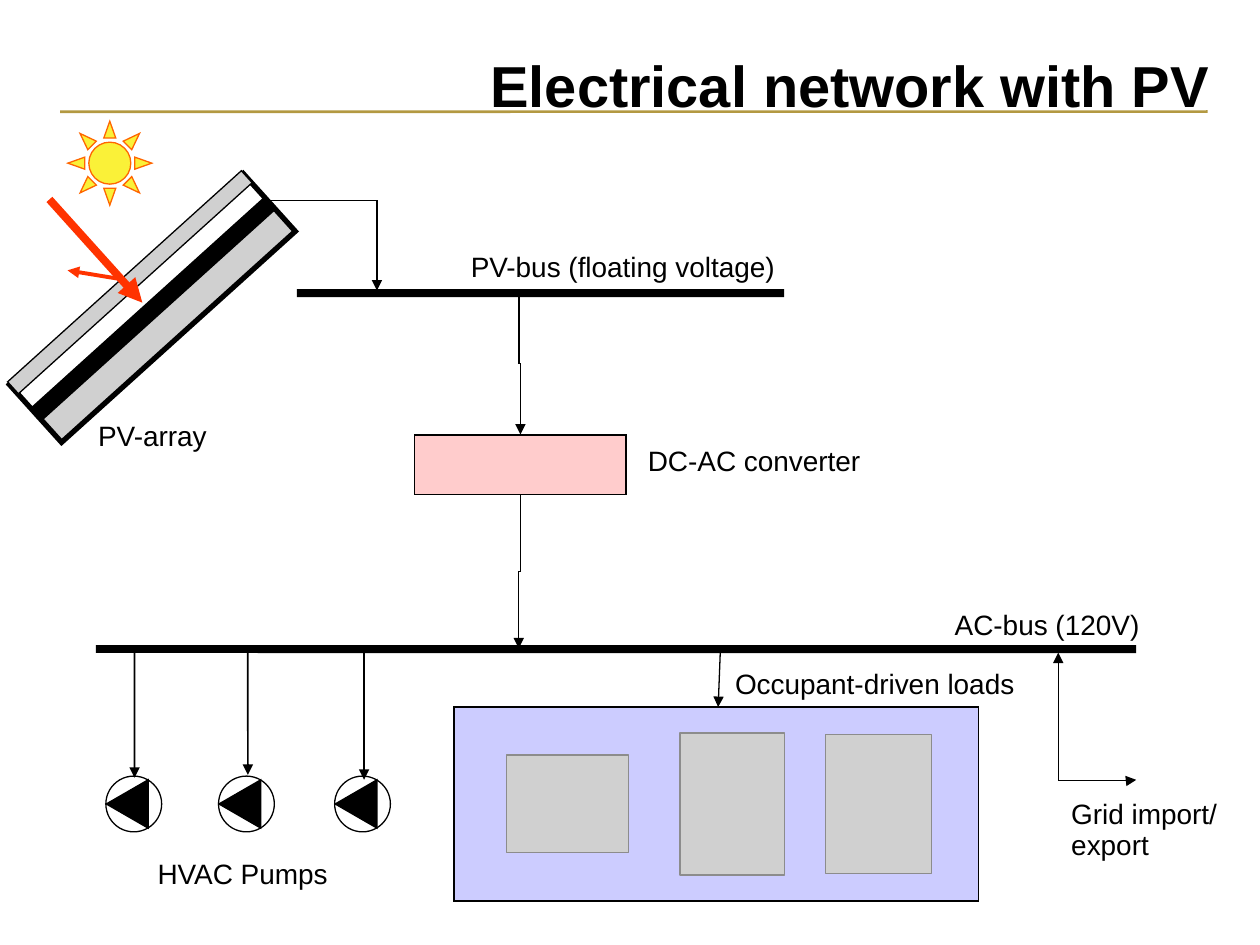
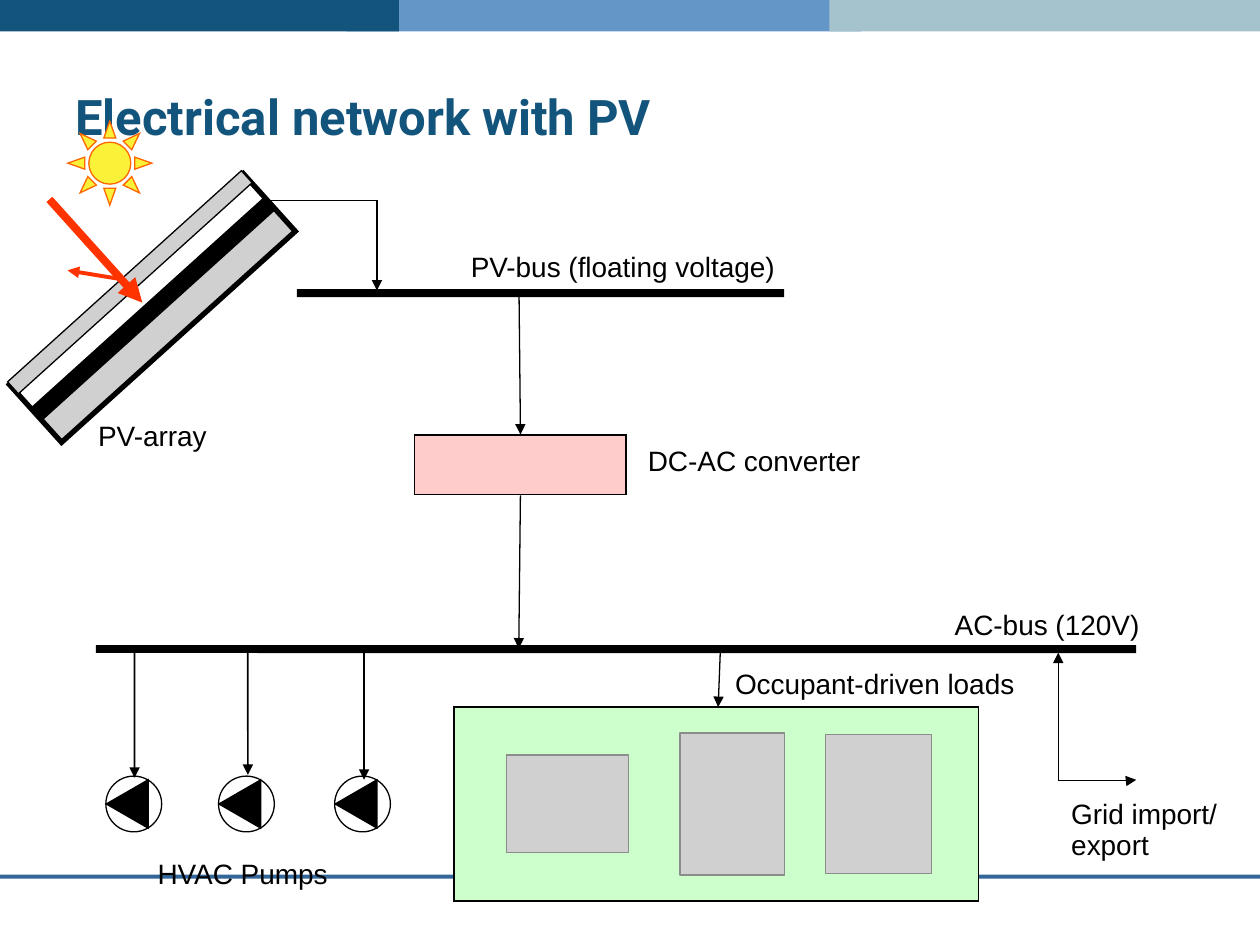
Before and after one commit to ESP-rCommunity/ESPrExtras, a slide deck: slide 13 of training/co-simulator_ESP-r/elec_network/electric_network.ppt. Drawn at 1260x945 pixels with LibreOffice and Linux fonts; fonts in the diff are those of the drawing; grey boxes stand for pictures; background and template pictures are left out. Boxes give left, top, right and bottom in pixels: in the first picture for what was removed or moved away, otherwise in the second. Text is boxed around its words. In the diff, an @@ line names an element or a change of style, - is before the commit and + after.

```diff
--- a/training/co-simulator_ESP-r/elec_network/electric_network.ppt
+++ b/training/co-simulator_ESP-r/elec_network/electric_network.ppt
@@ rectangle added at (0, 0, 399, 32), fill #12547C @@
@@ rectangle added at (346, 0, 861, 32), fill #6496C8 @@
@@ rectangle added at (829, 0, 1260, 32), fill #A5C3CD @@
@@ title "Electrical network with PV": place and size @@
-title "Electrical network with PV" at (491, 65, 1209, 113)
+title "Electrical network with PV" at (75, 98, 651, 147)
@@ title "Electrical network with PV" at (75, 98, 651, 147): size 33 to 28 pt, font Arial to Roboto, text colour #000000 to #12547C; alignment right to left; line spacing 0.84 to 1 @@
@@ line removed from (1207, 112) to (60, 112) @@
@@ elbow arrow (519, 294) - (520, 435): elbow arrow to arrow; route changed @@
@@ elbow arrow (520, 495) - (519, 649): elbow arrow to arrow; route changed @@
@@ rectangle at (454, 707, 978, 901): fill #CCCCFF to #CCFFCC @@
@@ line added from (1260, 877) to (0, 877), #336699 2.24 pt @@
```
Also in this commit, not shown: 13 other slides changed.
